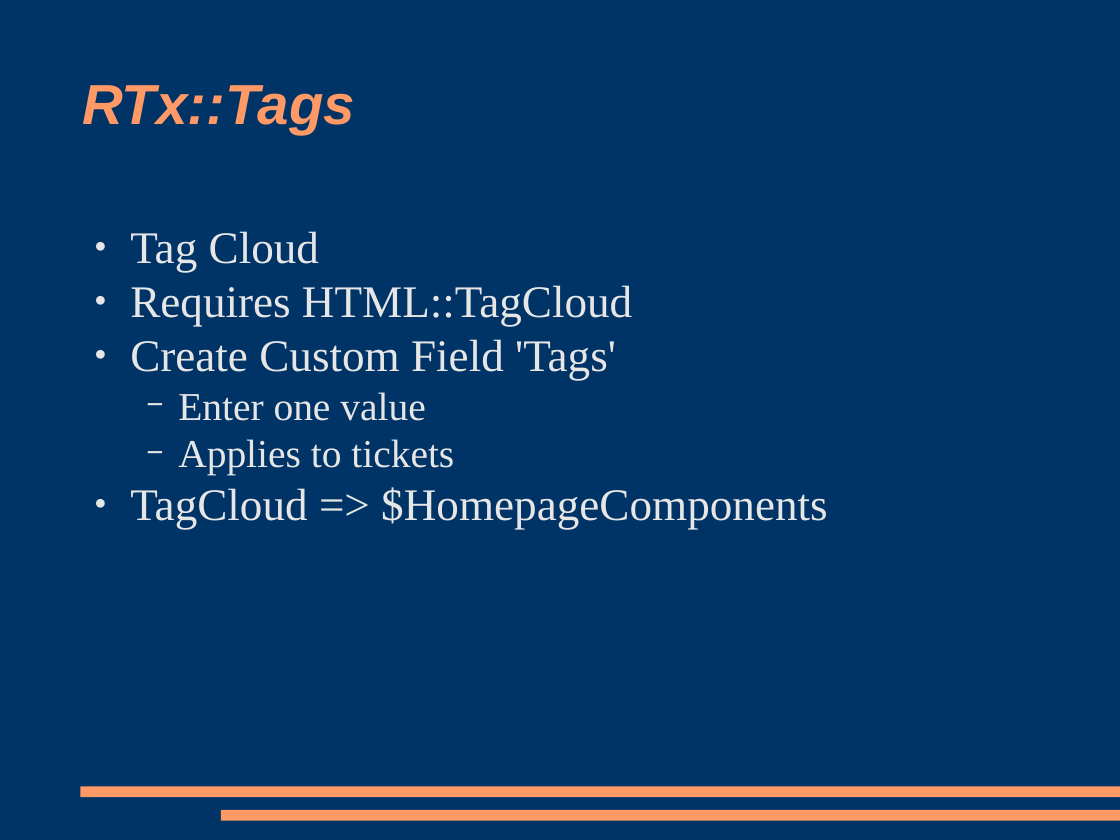
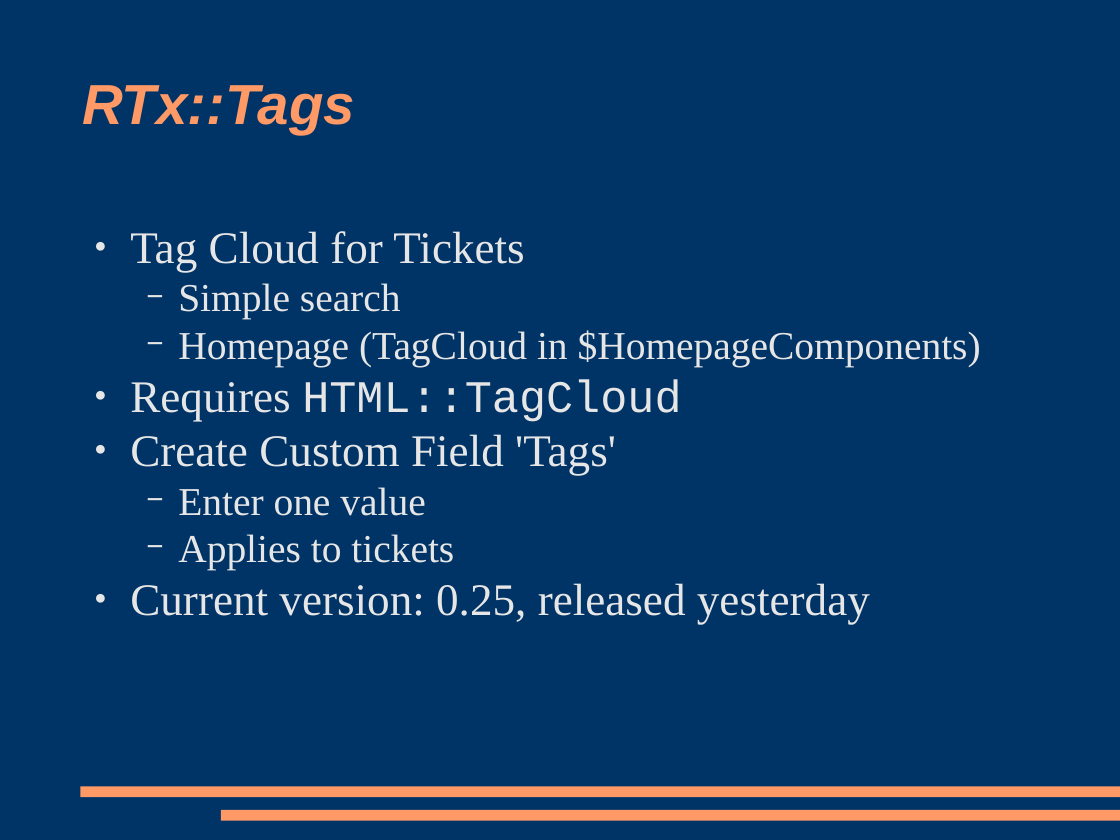
Before and after one commit to racke/Presentations, a slide deck: slide 13 of yapc2009/rt38.odp (slide 15 before the commit). Drawn at 1120x840 pixels with LibreOffice and Linux fonts; fonts in the diff are those of the drawing. Boxes give left, top, right and bottom in pixels: in the first picture for what was removed or moved away, otherwise in the second. Text is boxed around its words. In the diff, an @@ line names an element or a change of style, - is before the commit and + after.

Commit message:
update

```diff
--- a/yapc2009/rt38.odp
+++ b/yapc2009/rt38.odp
@@ text at box(130, 231, 981, 367): text changed; size 32 to 28 pt @@
-● Tag Cloud
+● Tag Cloud for Tickets
+  − Simple search
+  − Homepage (TagCloud in $HomepageComponents)
@@ text at box(130, 380, 681, 422): font Times New Roman to Courier New in "HTML::TagCloud" @@
@@ text at box(130, 583, 870, 624): text changed @@
-● TagCloud => $HomepageComponents
+● Current version: 0.25, released yesterday
```
Also in this commit, not shown: 11 other slides changed, 7 slides added, 4 slides removed.
